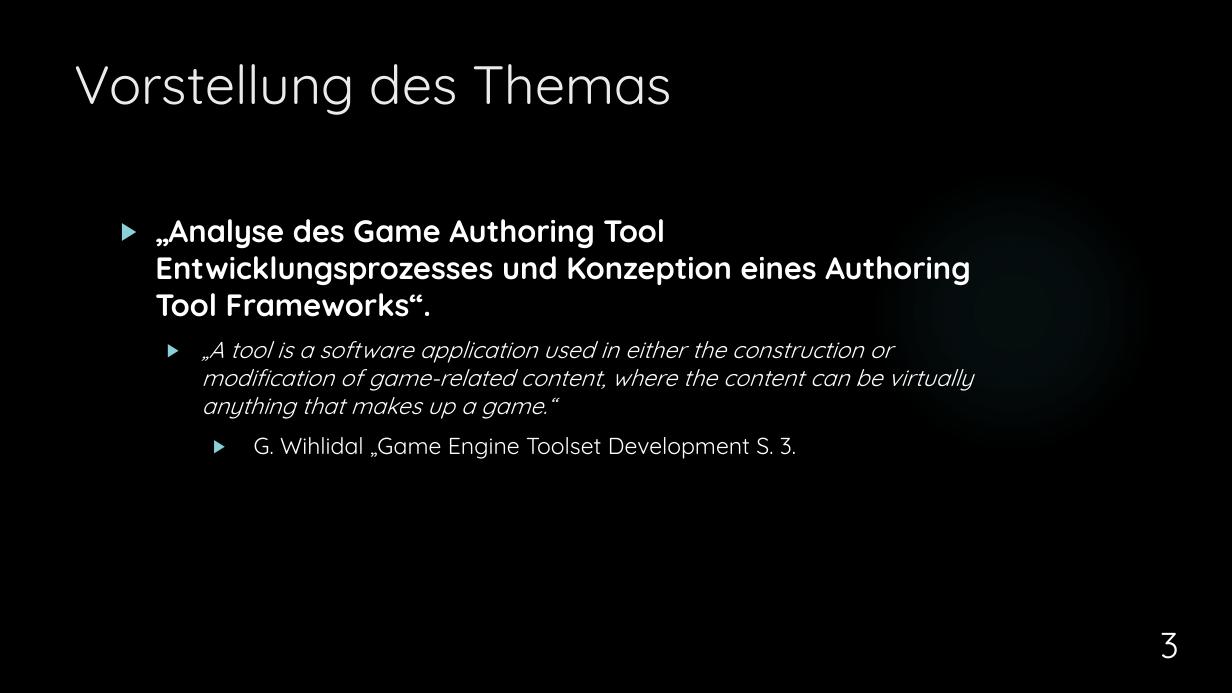
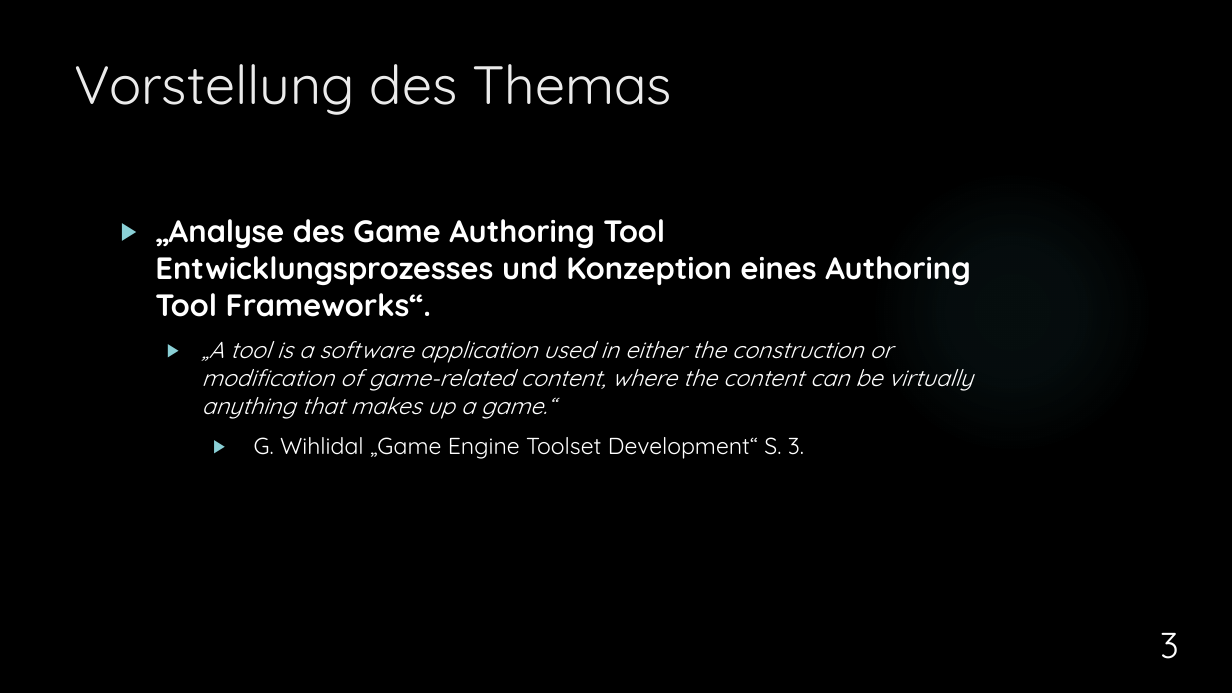
Before and after one commit to dNovel/MasterThesisWS1415, a slide deck: slide 3 of Disputation/Praesentation_DominikSteffen.pptx. Drawn at 1232x693 pixels with LibreOffice and Linux fonts; fonts in the diff are those of the drawing; background and template pictures are left out. Boxes give left, top, right and bottom in pixels: in the first picture for what was removed or moved away, otherwise in the second. Text is boxed around its words. In the diff, an @@ line names an element or a change of style, - is before the commit and + after.

```diff
--- a/Disputation/Praesentation_DominikSteffen.pptx
+++ b/Disputation/Praesentation_DominikSteffen.pptx
@@ text at <box>254,437,804,459</box>: text changed @@
-        ▶ G. Wihlidal „Game Engine Toolset Development S. 3.
+        ▶ G. Wihlidal „Game Engine Toolset Development“ S. 3.
```
Also in this commit, not shown: 7 other slides changed, 1 slide added.
